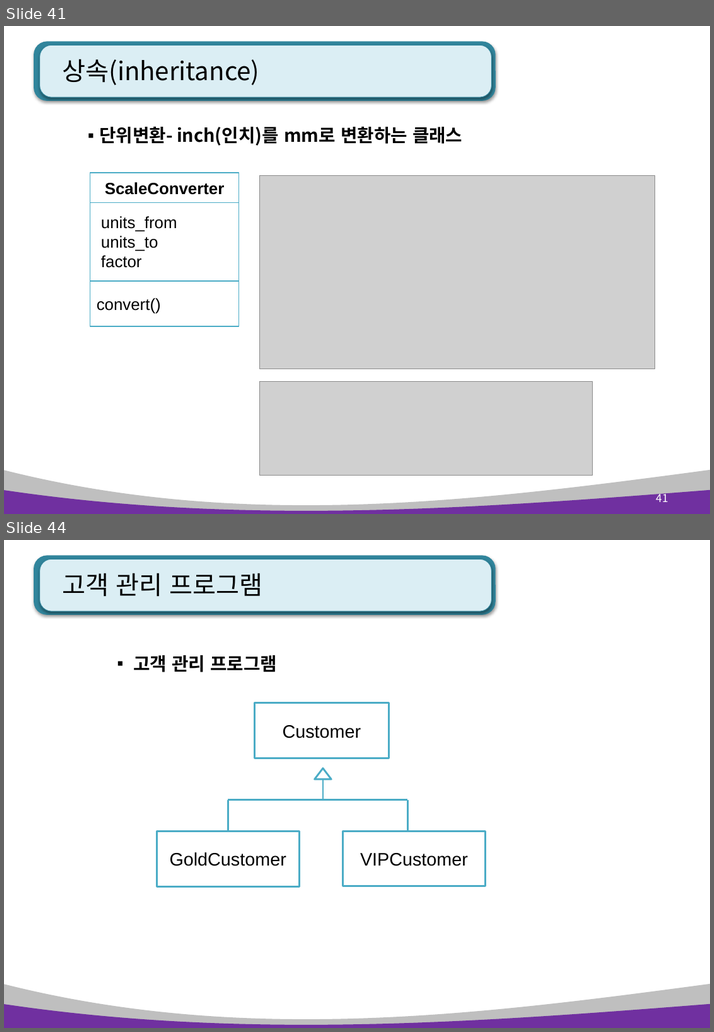
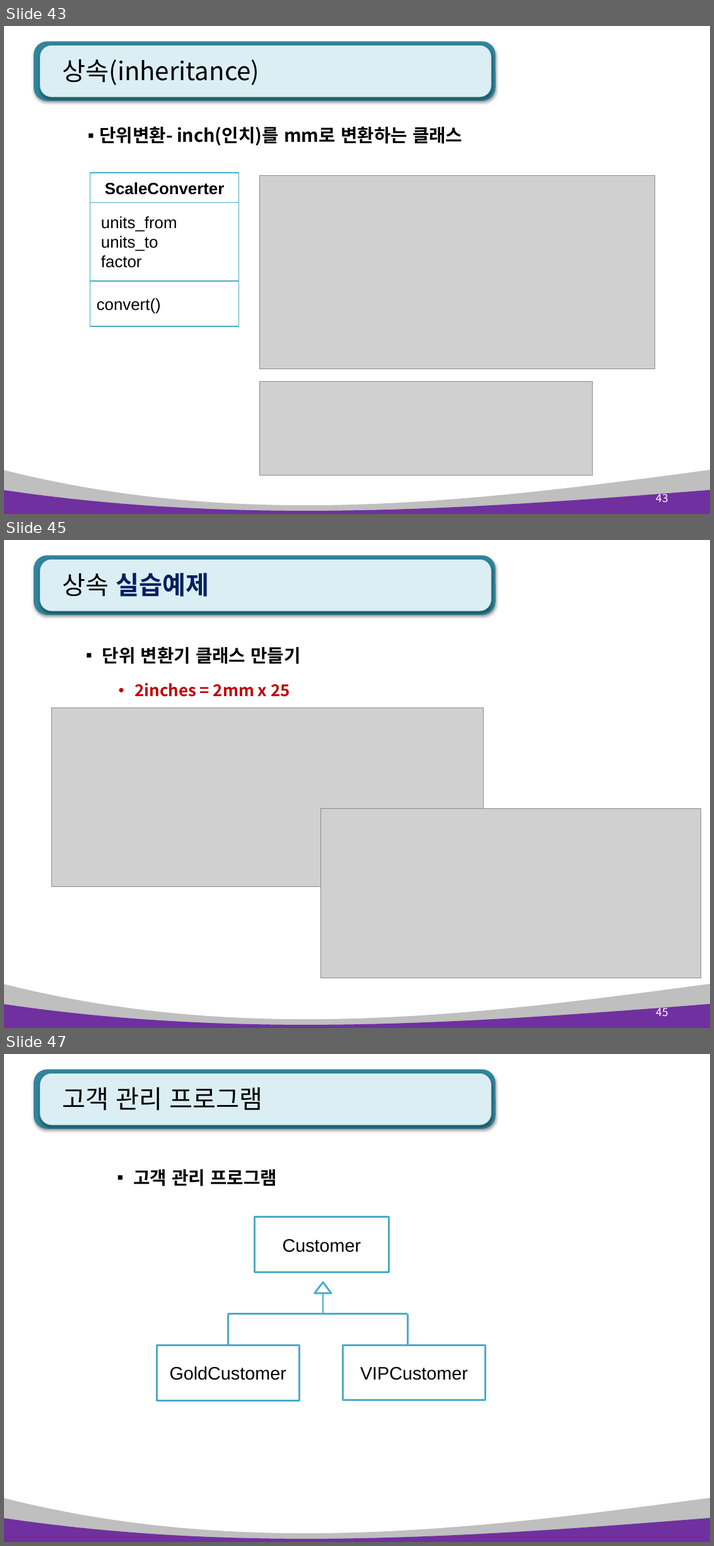
Before and after one commit to kiyongee2/green_project_web, a slide deck: python_ppt/Python 7장. 클래스와 상속 .pptx. Shown one above the other, each under a label of ours: slides 41 and 44 before the commit, slides 43, 45 and 47 after it; the slides between them are not shown. The pictures are 714x1032 and 714x1546 pixels, drawn with LibreOffice and Linux fonts; fonts in the diff are those of the drawing; grey boxes stand for pictures. Boxes give left, top, right and bottom in pixels: in the first picture for what was removed or moved away, otherwise in the second. Text is boxed around its words. In the diff, an @@ line names an element or a change of style, - is before the commit and + after.

```diff
--- a/python_ppt/Python 7장. 클래스와 상속 .pptx
+++ b/python_ppt/Python 7장. 클래스와 상속 .pptx
@@ slide 45 added at bbox=[4, 540, 710, 1028], background #FFFFFF; not listed: 4 template elements that a slide beside it also shows @@
@@ title added at bbox=[63, 573, 209, 597], 28 pt, text #002060, bold @@
+상속 실습예제
@@ text added at bbox=[102, 646, 300, 697], 18 pt, text #C00000, bold @@
+▪ 단위 변환기 클래스 만들기
+  • 2inches = 2mm x 25
@@ picture added at bbox=[51, 708, 483, 888] @@
@@ picture added at bbox=[322, 809, 701, 979] @@
@@ page number added at bbox=[655, 1006, 667, 1016], 12 pt, text #FFFFFF @@
+45
@@ what was slide 41 is now slide 43 @@
@@ page number at bbox=[655, 492, 667, 502]: text changed @@
-41
+43
@@ what was slide 44 is now slide 47 @@
```
Also in this commit, not shown: 12 slides changed, 2 other slides added, 3 other files.
